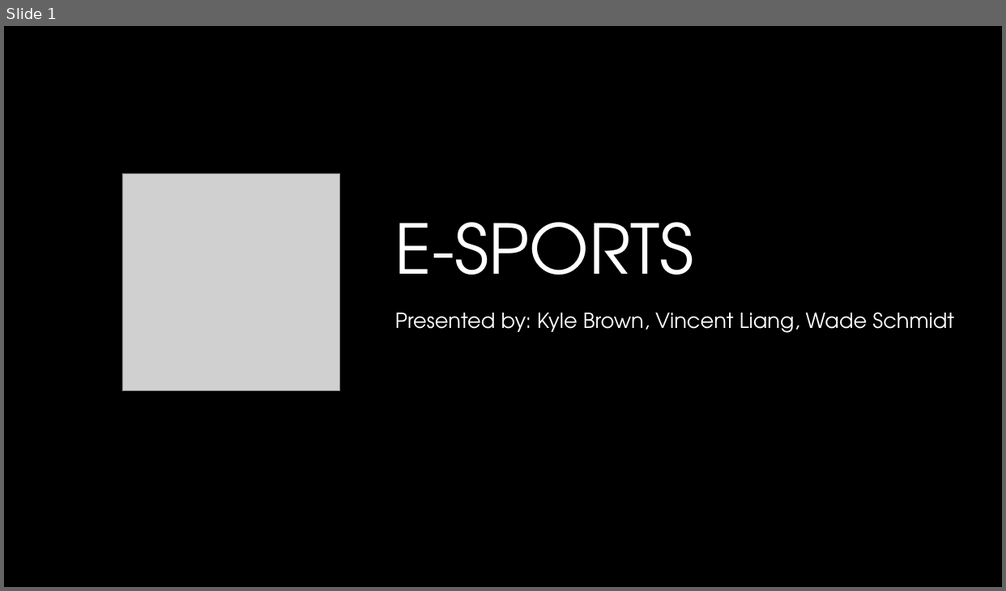
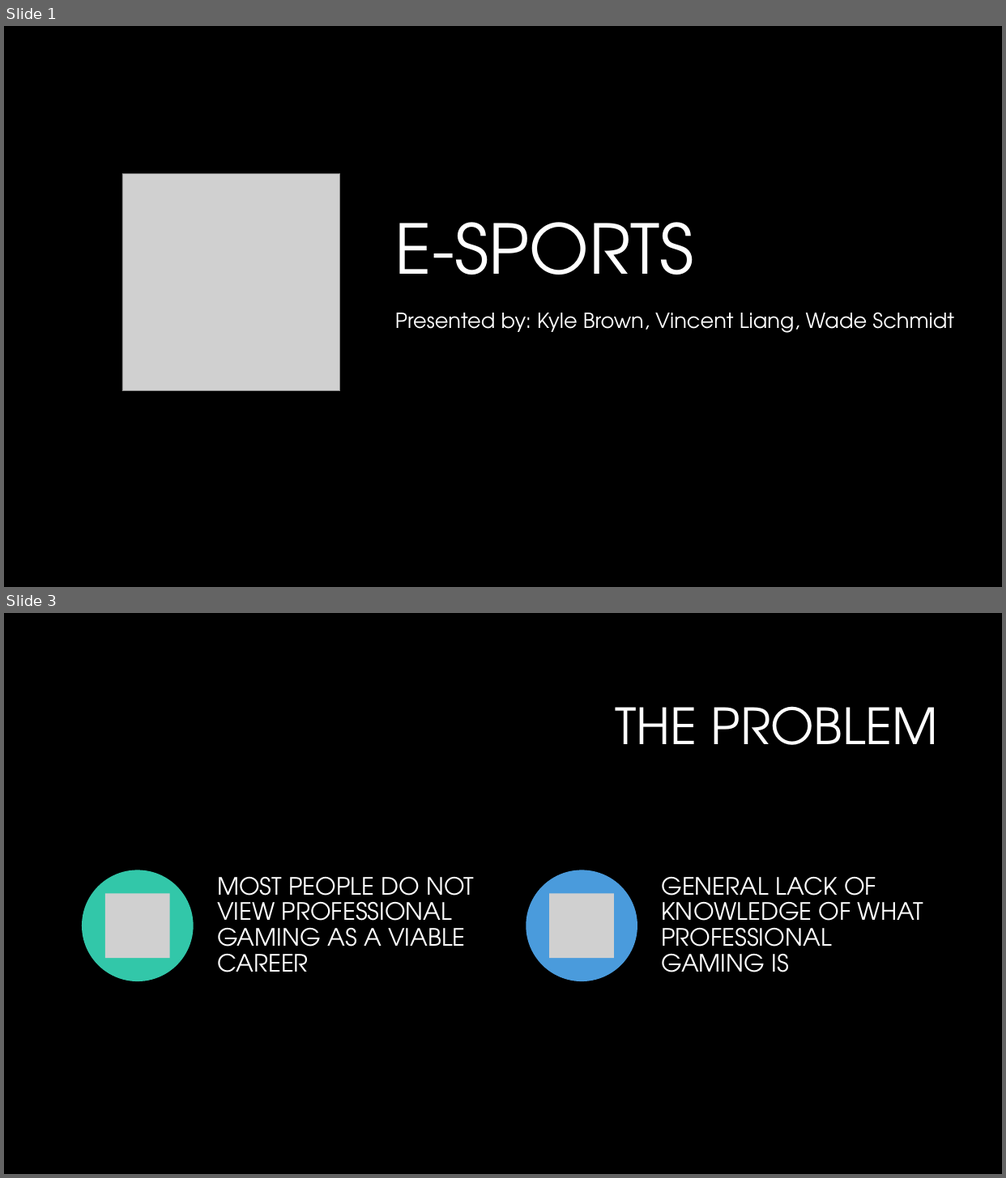
Before and after one commit to vinceleg/lab04_repo, a slide deck: dtc_team16_pitch_presentation.pptx. Shown one above the other, each under a label of ours: slide 1 before the commit, slides 1 and 3 after it; the slides between them are not shown. The pictures are 1006x591 and 1006x1178 pixels, drawn with LibreOffice and Linux fonts; fonts in the diff are those of the drawing; grey boxes stand for pictures; background and template pictures are left out. Boxes give left, top, right and bottom in pixels: in the first picture for what was removed or moved away, otherwise in the second. Text is boxed around its words. In the diff, an @@ line names an element or a change of style, - is before the commit and + after.

```diff
--- a/dtc_team16_pitch_presentation.pptx
+++ b/dtc_team16_pitch_presentation.pptx
@@ slide 3 added at (4, 613, 1002, 1174), background #000000 @@
@@ title added at (615, 706, 939, 745), 48 pt, text #FFFFFF @@
+THE PROBLEM
@@ group added at (82, 871, 923, 982): 2 ellipses, 2 pictures, 2 texts @@
+MOST PEOPLE DO NOT VIEW PROFESSIONAL GAMING AS A VIABLE CAREER
+GENERAL LACK OF KNOWLEDGE OF WHAT PROFESSIONAL GAMING IS
```
Also in this commit, not shown: 18 slides changed, 9 other slides added, 4 slides removed.
